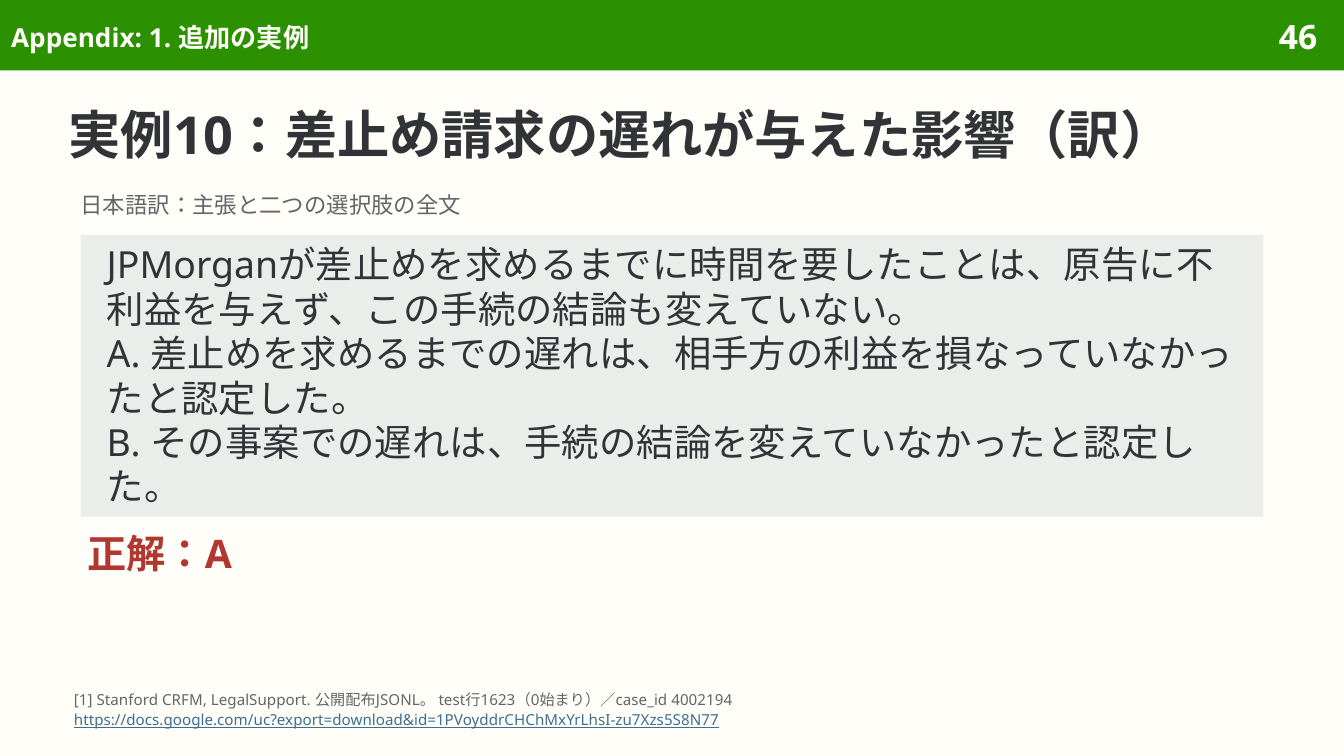
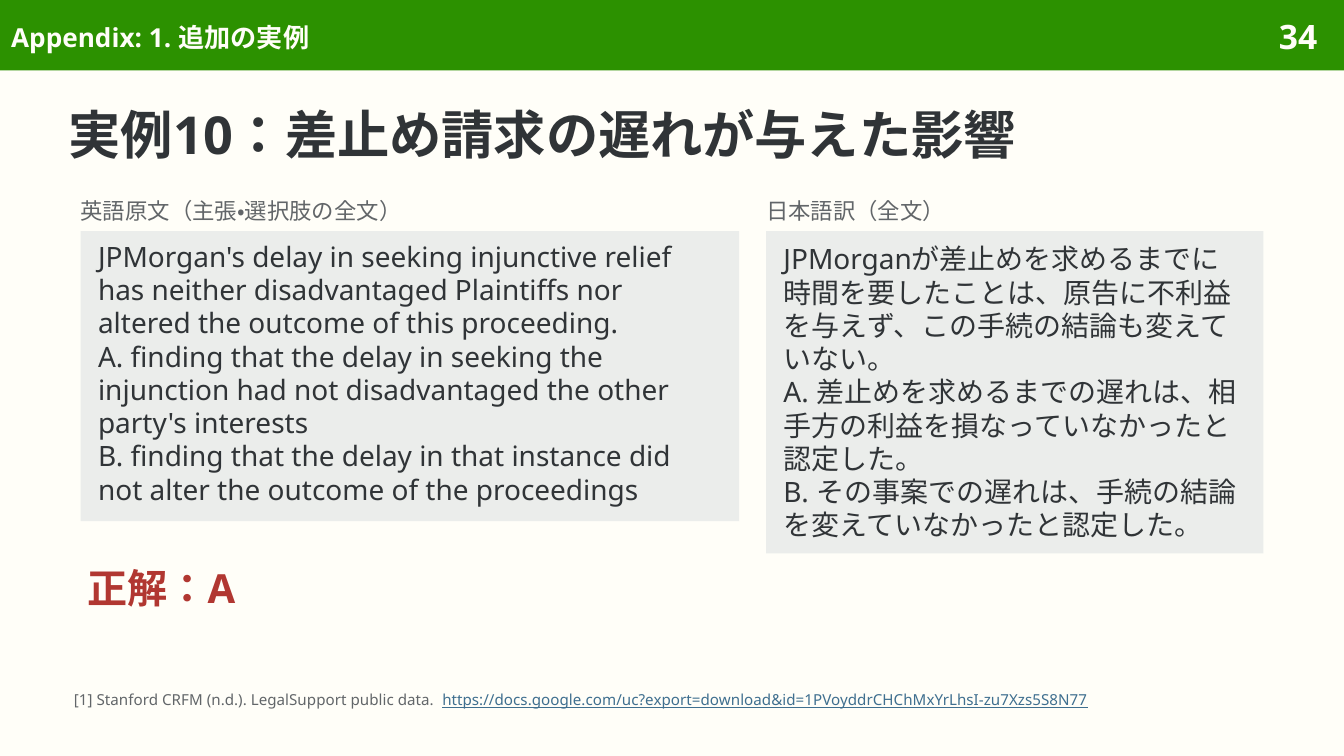
Before and after one commit to sasakiy84/datasets-in-10-minutes, a slide deck: slide 34 of slides/datasets-in-10-minutes-legal-support.pptx (slide 46 before the commit). Drawn at 1344x756 pixels with LibreOffice and Linux fonts; fonts in the diff are those of the drawing. Boxes give left, top, right and bottom in pixels: in the first picture for what was removed or moved away, otherwise in the second. Text is boxed around its words. In the diff, an @@ line names an element or a change of style, - is before the commit and + after.

Commit message:
Rebuild LegalSupport around citation evidence, examples and data use

```diff
--- a/slides/datasets-in-10-minutes-legal-support.pptx
+++ b/slides/datasets-in-10-minutes-legal-support.pptx
@@ page number at <box>1279,24,1317,50</box>: text changed @@
-46
+34
@@ title at <box>69,109,1016,159</box>: text changed @@
-実例10：差止め請求の遅れが与えた影響（訳）
+実例10：差止め請求の遅れが与えた影響
@@ text at <box>81,200,402,221</box>: text changed @@
-日本語訳：主張と二つの選択肢の全文
+英語原文（主張・選択肢の全文）
@@ text added at <box>766,200,945,221</box>, 12 pt, text #626669 @@
+日本語訳（全文）
@@ rectangle added at <box>81,231,739,521</box>, fill #EBEDEB, 15 pt, text #303437 @@
+JPMorgan's delay in seeking injunctive relief has neither disadvantaged Plaintiffs nor altered the outcome of this proceeding.
+A. finding that the delay in seeking the injunction had not disadvantaged the other party's interests
+B. finding that the delay in that instance did not alter the outcome of the proceedings
@@ rectangle "JPMorganが差止めを求めるまでに時間を要したことは、原告に不利益を与えず、この手続の結論も変えていない。": place and size @@
-rectangle "JPMorganが差止めを求めるまでに時間を要したことは、原告に不利益を与えず、この手続の結論も変えていない。" at <box>81,235,1263,516</box>
+rectangle "JPMorganが差止めを求めるまでに時間を要したことは、原告に不利益を与えず、この手続の結論も変えていない。" at <box>766,231,1263,554</box>
@@ rectangle "JPMorganが差止めを求めるまでに時間を要したことは、原告に不利益を与えず、この手続の結論も変えていない。" at <box>766,231,1263,554</box>: size 20 to 15 pt; line spacing 23.8pt to 17.8pt @@
@@ text "正解：A": place and size @@
-text "正解：A" at <box>87,535,232,572</box>
+text "正解：A" at <box>87,569,235,607</box>
@@ text "正解：A" at <box>87,569,235,607</box>: size 21 to 21.5 pt; line spacing 24.6pt to 25.1pt @@
@@ text at <box>74,693,1087,709</box>: text changed @@
-[1] Stanford CRFM, LegalSupport. 公開配布JSONL。 test行1623（0始まり）／case_id 4002194
-https://docs.google.com/uc?export=download&id=1PVoyddrCHChMxYrLhsI-zu7Xzs5S8N77
+[1] Stanford CRFM (n.d.). LegalSupport public data. https://docs.google.com/uc?export=download&id=1PVoyddrCHChMxYrLhsI-zu7Xzs5S8N77
```
Also in this commit, not shown: 32 other slides changed, 3 slides added, 24 slides removed, 39 other files.
